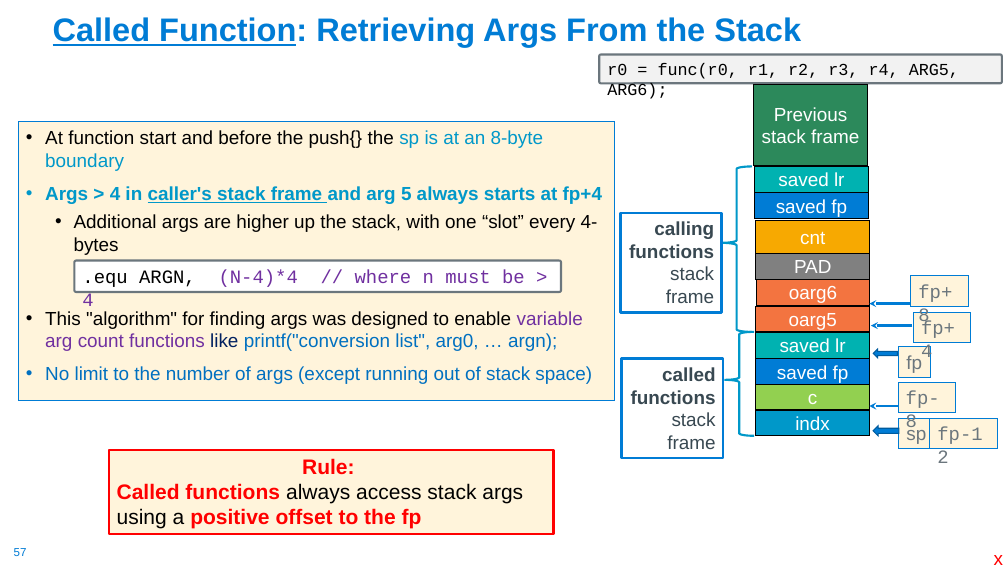
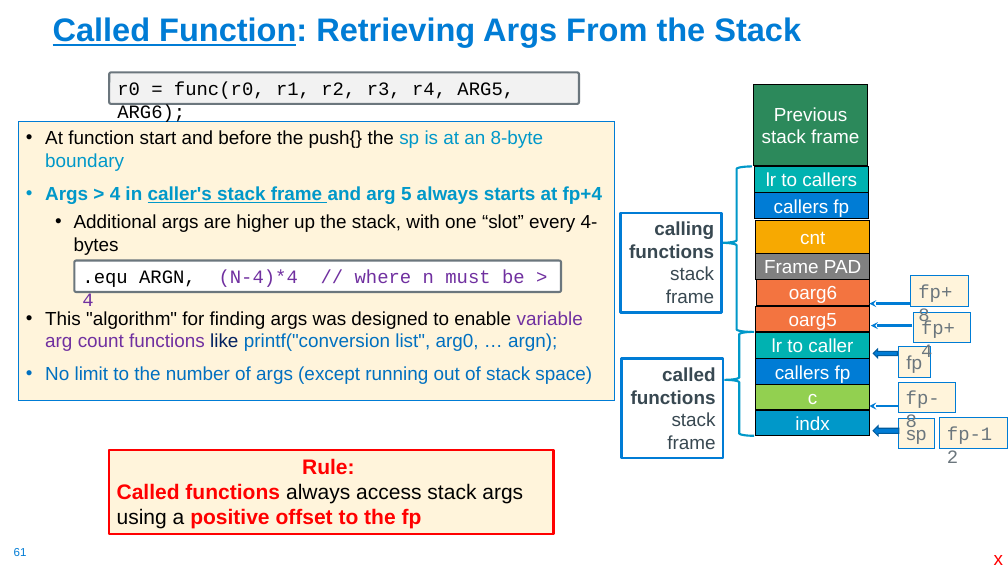
Before and after one commit to cse30-sp24/Muller-Slides, a slide deck: slide 61 of 07-Arm-Part4.pptx (slide 57 before the commit). Drawn at 1008x567 pixels with LibreOffice and Linux fonts; fonts in the diff are those of the drawing. Boxes give left, top, right and bottom in pixels: in the first picture for what was removed or moved away, otherwise in the second. Text is boxed around its words. In the diff, an @@ line names an element or a change of style, - is before the commit and + after.

```diff
--- a/07-Arm-Part4.pptx
+++ b/07-Arm-Part4.pptx
@@ rounded rectangle "r0 = func(r0, r1, r2, ...": place and size @@
-rounded rectangle "r0 = func(r0, r1, r2, ..." at [600,54,1003,83]
+rounded rectangle "r0 = func(r0, r1, r2, ..." at [109,73,578,104]
@@ rounded rectangle "r0 = func(r0, r1, r2, ..." at [109,73,578,104]: size 16 to 18 pt @@
@@ text in rectangle at [766,172,857,187]: text changed @@
-saved lr
+lr to callers
@@ text in rectangle at [774,199,849,217]: text changed @@
-saved fp
+callers fp
@@ text in rectangle at [764,260,861,273]: text changed @@
-PAD
+Frame PAD
@@ text in rectangle at [772,338,853,353]: text changed @@
-saved lr
+lr to caller
@@ text in rectangle at [775,365,851,383]: text changed @@
-saved fp
+callers fp
@@ rectangle "fp-12": place and size @@
-rectangle "fp-12" at [930,418,997,448]
+rectangle "fp-12" at [940,418,1007,448]
@@ page number at [14,548,27,556]: text changed @@
-57
+61
```
Also in this commit, not shown: 30 other slides changed, 5 slides added, 3 other files.
